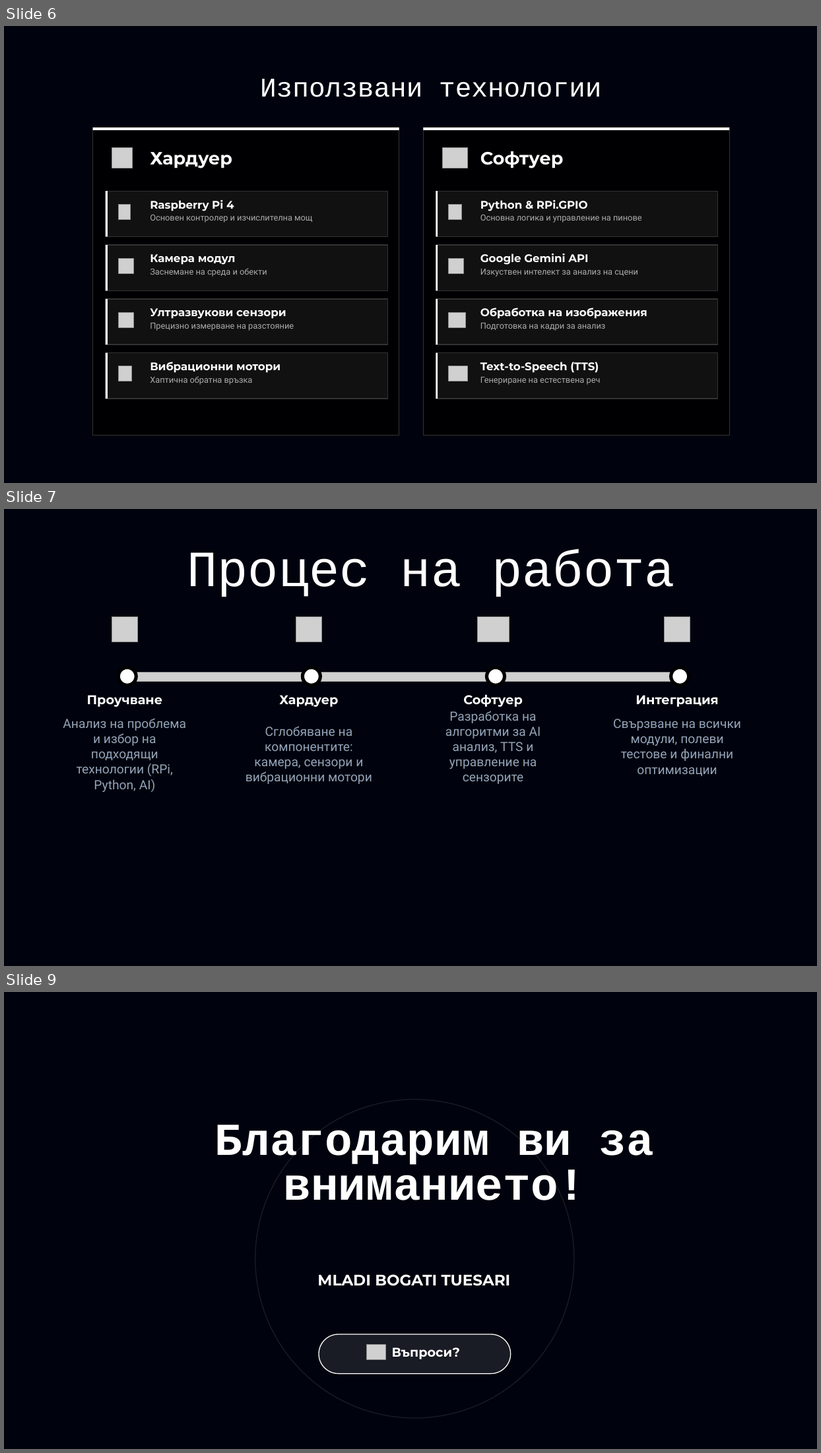
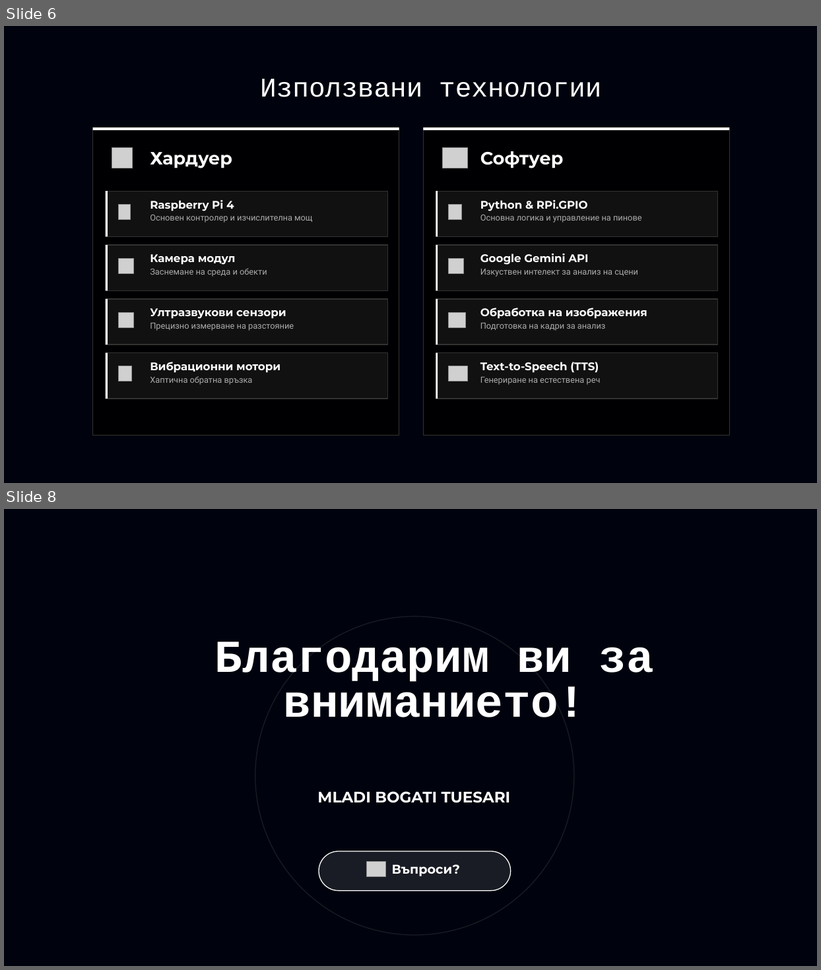
Before and after one commit to p-ivanovv/MBT_MyBaT, a slide deck: MyBaT.pptx. Shown one above the other, each under a label of ours: slides 6, 7 and 9 before the commit, slides 6 and 8 after it; the slides between them are not shown. The pictures are 821x1453 and 821x970 pixels, drawn with LibreOffice and Linux fonts; fonts in the diff are those of the drawing; grey boxes stand for pictures; background and template pictures are left out. Boxes give left, top, right and bottom in pixels: in the first picture for what was removed or moved away, otherwise in the second. Text is boxed around its words. In the diff, an @@ line names an element or a change of style, - is before the commit and + after.

```diff
--- a/MyBaT.pptx
+++ b/MyBaT.pptx
@@ slide 7 removed at (x1=4, y1=509, x2=817, y2=966), background picture (left out) @@
@@ text removed at (x1=187, y1=549, x2=675, y2=597) @@
-Процес на работа
@@ picture removed at (x1=112, y1=617, x2=137, y2=642) @@
@@ picture removed at (x1=296, y1=617, x2=322, y2=642) @@
@@ picture removed at (x1=477, y1=617, x2=509, y2=642) @@
@@ picture removed at (x1=665, y1=617, x2=690, y2=642) @@
@@ picture removed at (x1=119, y1=673, x2=689, y2=682) @@
@@ ellipse removed at (x1=119, y1=667, x2=137, y2=685) @@
@@ ellipse removed at (x1=303, y1=667, x2=321, y2=685) @@
@@ ellipse removed at (x1=487, y1=667, x2=505, y2=685) @@
@@ ellipse removed at (x1=671, y1=667, x2=689, y2=685) @@
@@ text removed at (x1=87, y1=695, x2=163, y2=707) @@
-Проучване
@@ text removed at (x1=279, y1=695, x2=338, y2=707) @@
-Хардуер
@@ text removed at (x1=463, y1=694, x2=523, y2=707) @@
-Софтуер
@@ text removed at (x1=636, y1=695, x2=718, y2=707) @@
-Интеграция
@@ text removed at (x1=63, y1=718, x2=187, y2=792) @@
-Анализ на проблема и избор на подходящи технологии (RPi, Python, AI)
@@ text removed at (x1=246, y1=726, x2=372, y2=784) @@
-Сглобяване на компонентите: камера, сензори и вибрационни мотори
@@ text removed at (x1=446, y1=711, x2=541, y2=784) @@
-Разработка на алгоритми за AI анализ, TTS и управление на сензорите
@@ text removed at (x1=613, y1=719, x2=741, y2=776) @@
-Свързване на всички модули, полеви тестове и финални оптимизации
@@ what was slide 9 is now slide 8 @@
```
Also in this commit, not shown: 2 slides changed, 1 other slide removed.
